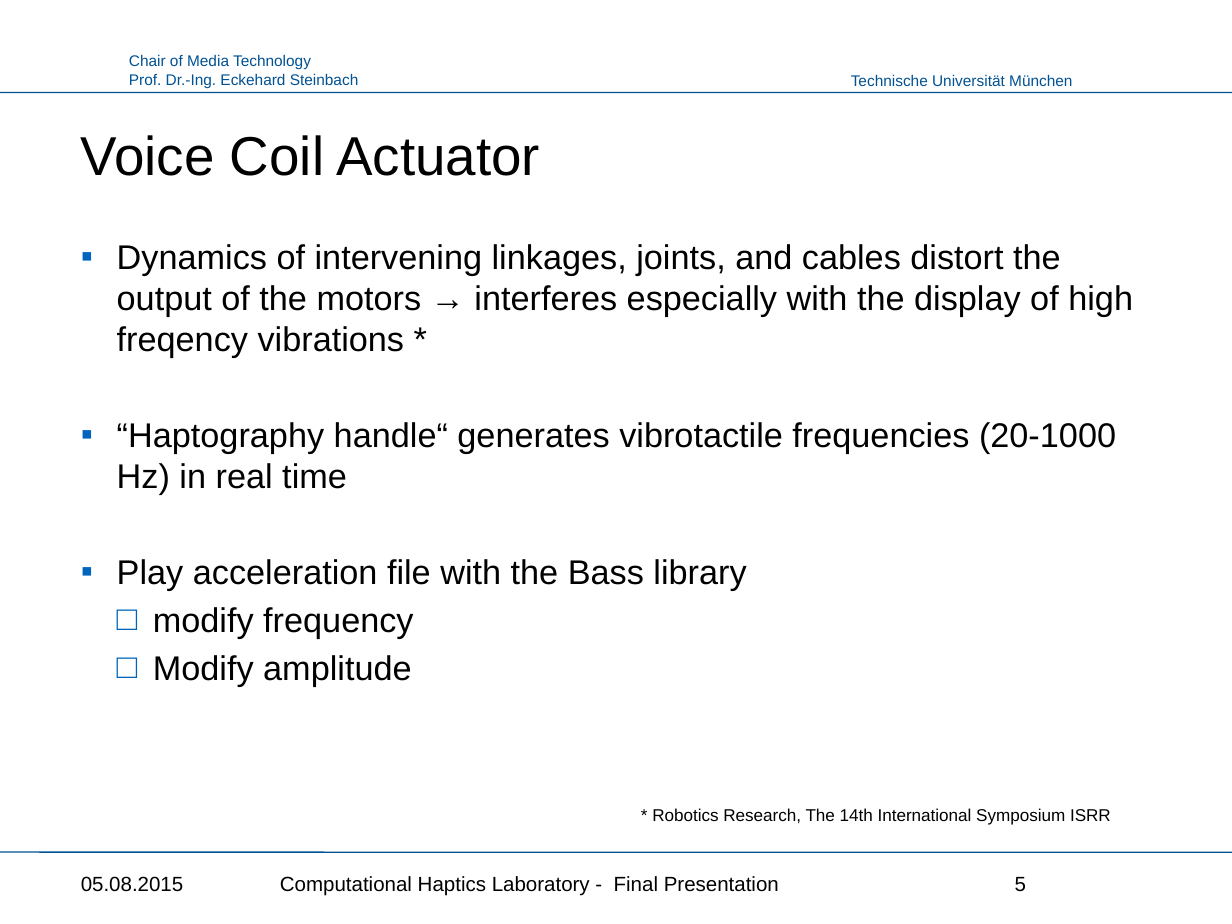
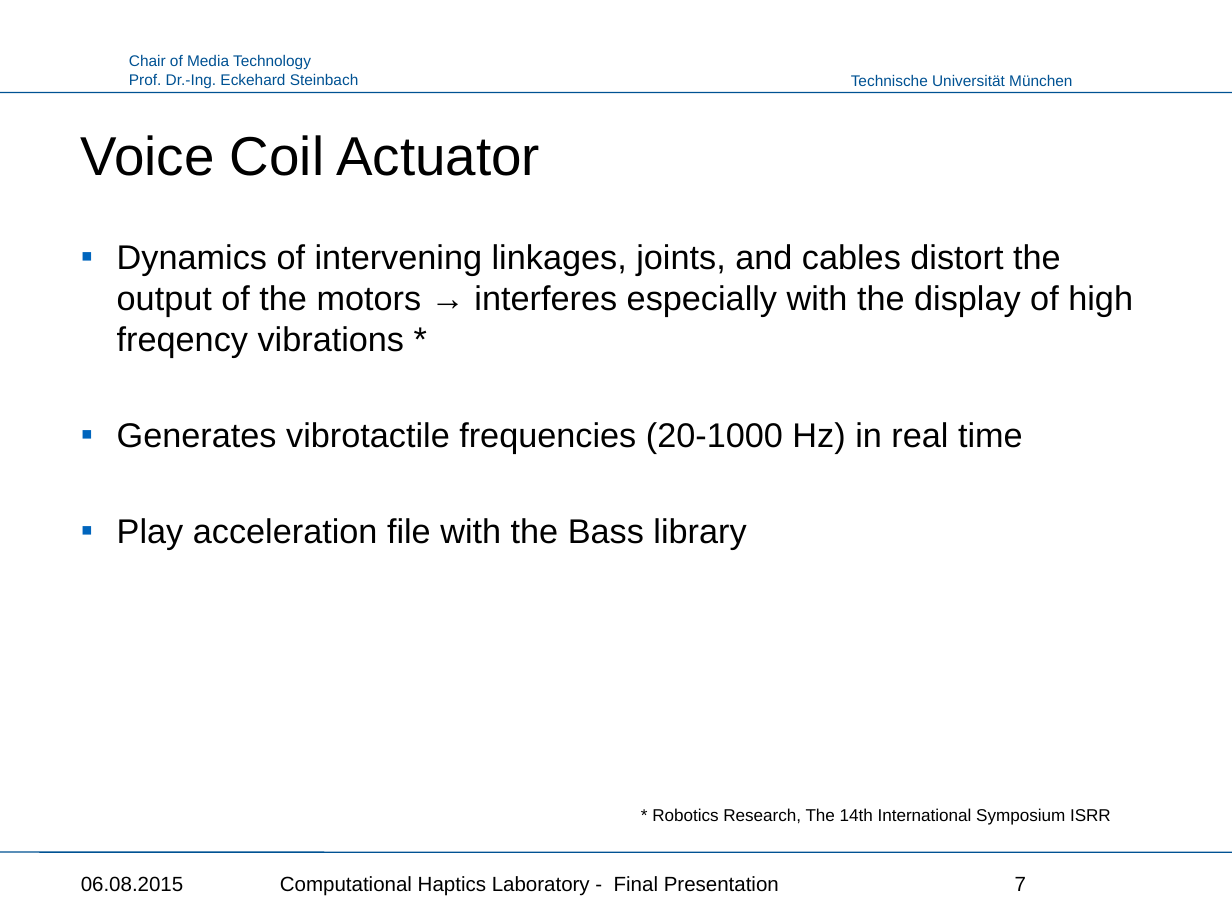
Before and after one commit to Punkbuster0401/HapticsLab, a slide deck: slide 7 of Haptics_Presentation.pptx (slide 5 before the commit). Drawn at 1232x924 pixels with LibreOffice and Linux fonts; fonts in the diff are those of the drawing; background and template pictures are left out. Boxes give left, top, right and bottom in pixels: in the first picture for what was removed or moved away, otherwise in the second. Text is boxed around its words. In the diff, an @@ line names an element or a change of style, - is before the commit and + after.

```diff
--- a/Haptics_Presentation.pptx
+++ b/Haptics_Presentation.pptx
@@ text at bbox=[117, 422, 1023, 454]: text changed @@
-▪ “Haptography handle“ generates vibrotactile frequencies (20-1000 Hz) in real time
+▪ Generates vibrotactile frequencies (20-1000 Hz) in real time
@@ text at bbox=[153, 607, 413, 686]: paragraphs removed @@
-  □ modify frequency
-  □ Modify amplitude
@@ text at bbox=[81, 876, 184, 892]: text changed @@
-05.08.2015
+06.08.2015
@@ page number at bbox=[1015, 877, 1026, 891]: text changed @@
-5
+7
```
Also in this commit, not shown: 17 other slides changed, 2 slides added, 1 other file.
